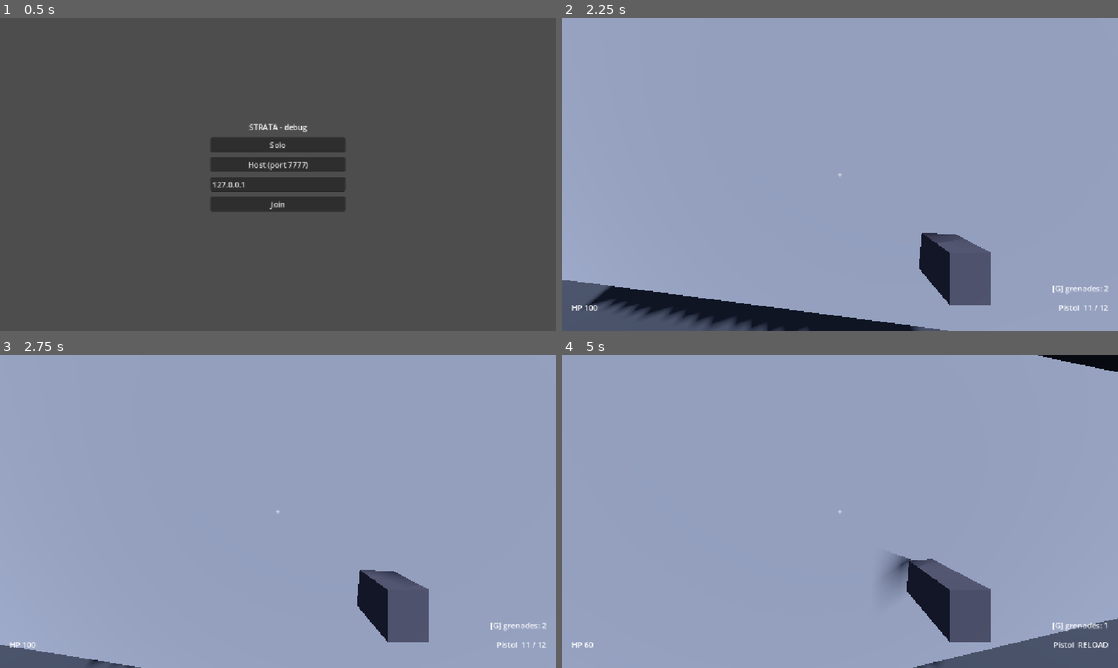
Above: before the commit, frames 1-4 (two rows, left to right).
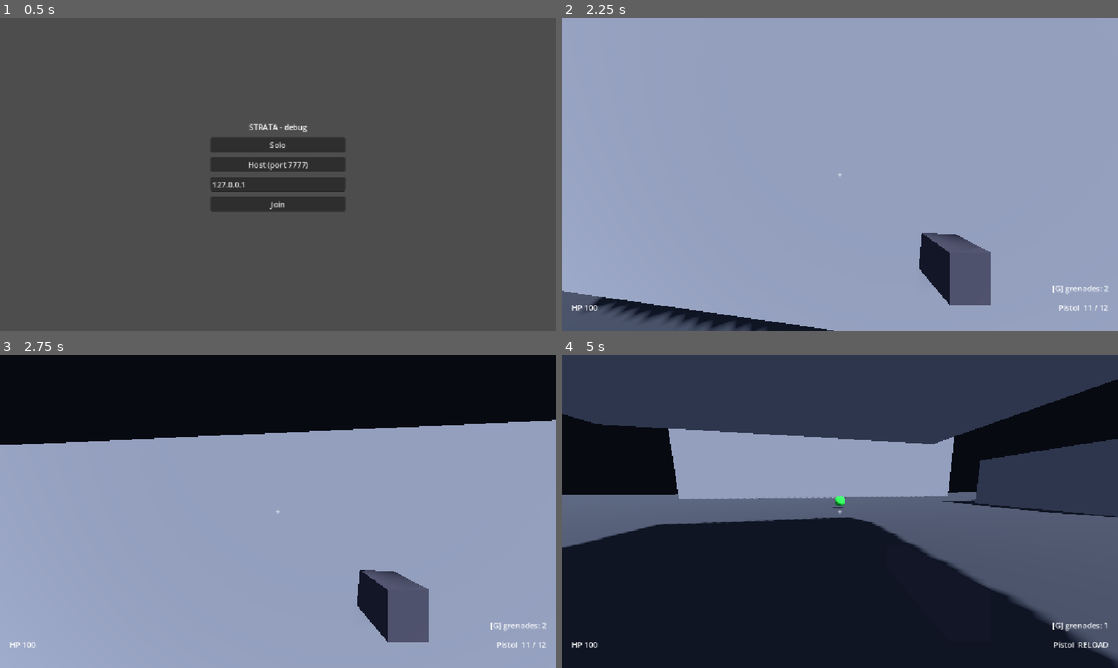
Above: after the commit, the same moments.

Repository: kyaminq-ui/Strata_FPS
Game: Godot game, scene res://game/main.tscn
Same seed, same stepped clock (60 frames per second), same inputs: the game is played once before the commit and once after it.
Inputs (mouse positions are in pixels of both pictures, inside the frame that each line leads up to):
- Up to frame 1 (0.5 s): no input
- Up to frame 2 (2.25 s): click "Solo" at 0.5 s; tap Enter at 1.25 s; move the mouse to (867, 174) at 1.27 s; hold Ctrl (slide) 1.28-2.03 s; hold W (move_forward) from 1.28 s (still down); tap Shift (dash) at 1.35 s; click (867, 174) at 1.42 s; tap Space (jump) at 1.52, 1.82 s; move the mouse to (812, 174) at 2.02 s; tap Ctrl (slide) at 2.1 s
- Up to frame 3 (2.75 s): keep holding W (move_forward); tap Space (jump) at 2.27, 2.57 s; tap Shift (dash) at 2.3 s
- Up to frame 4 (5 s): keep holding W (move_forward); move the mouse to (851, 505) at 2.77 s; hold Ctrl (slide) 2.78-3.53 s; tap Shift (dash) at 2.85, 3.8 s; move the mouse to (834, 517) at 3.52 s; click (834, 517) at 3.6 s; tap Space (jump) at 3.77, 4.07, 4.52, 4.82 s; move the mouse to (878, 514) at 4.27 s; hold Ctrl (slide) from 4.28 s (still down); tap G (grenade) at 4.35 s; tap R (reload) at 4.9 s

Frame 1 is identical in both runs. In frame 2, 3.1% of the frame differs, in the area x 0-72%, y 68-100%; in frame 3, 26%; in frame 4, 89%, in the area x 0-100%, y 0-100%.

Commit message:
Fixes: crouch/slide in air, visible enemy gun with muzzle flash, last player standing goes down (all-down respawn after 3s)
Co-Authored-By: Claude Sonnet 5 <noreply@anthropic.com>

Diff:
--- a/game/ai/enemy.tscn
+++ b/game/ai/enemy.tscn
@@ -22,6 +22,19 @@
 
 [sub_resource type="BoxMesh" id="nose_mesh"]
 size = Vector3(0.2, 0.2, 0.5)
+
+[sub_resource type="BoxMesh" id="gun_mesh"]
+size = Vector3(0.1, 0.14, 0.7)
+
+[sub_resource type="StandardMaterial3D" id="gun_mat"]
+albedo_color = Color(0.12, 0.12, 0.14, 1)
+
+[sub_resource type="BoxMesh" id="flash_mesh"]
+size = Vector3(0.18, 0.18, 0.25)
+
+[sub_resource type="StandardMaterial3D" id="flash_mat"]
+shading_mode = 0
+albedo_color = Color(1, 0.85, 0.3, 1)
 
 [sub_resource type="SceneReplicationConfig" id="replication"]
 properties/0/path = NodePath(".:net_position")
@@ -54,6 +67,20 @@
 [node name="Nose" type="MeshInstance3D" parent="Mesh"]
 transform = Transform3D(1, 0, 0, 0, 1, 0, 0, 0, 1, 0, 0.55, -0.4)
 mesh = SubResource("nose_mesh")
+
+[node name="Gun" type="MeshInstance3D" parent="Mesh"]
+transform = Transform3D(1, 0, 0, 0, 1, 0, 0, 0, 1, 0.35, 0.2, -0.45)
+mesh = SubResource("gun_mesh")
+surface_material_override/0 = SubResource("gun_mat")
+
+[node name="Muzzle" type="Marker3D" parent="Mesh/Gun"]
+transform = Transform3D(1, 0, 0, 0, 1, 0, 0, 0, 1, 0, 0, -0.4)
+
+[node name="Flash" type="MeshInstance3D" parent="Mesh/Gun"]
+transform = Transform3D(1, 0, 0, 0, 1, 0, 0, 0, 1, 0, 0, -0.5)
+visible = false
+mesh = SubResource("flash_mesh")
+surface_material_override/0 = SubResource("flash_mat")
 
 [node name="Label" type="Label3D" parent="."]
 transform = Transform3D(1, 0, 0, 0, 1, 0, 0, 0, 1, 0, 2.2, 0)
--- a/game/ai/enemy_weapon.gd
+++ b/game/ai/enemy_weapon.gd
@@ -5,10 +5,14 @@
 
 const WORLD_MASK := 1
 const PLAYER_MASK := 2
+const FLASH_TIME := 0.06  # cosmétique
 
 var _enemy: Enemy
 var _aim_time := 0.0
 var _cooldown := 0.0
+
+@onready var _muzzle: Marker3D = $"../Mesh/Gun/Muzzle"
+@onready var _flash_mesh: MeshInstance3D = $"../Mesh/Gun/Flash"
 
 
 func _ready() -> void:
@@ -44,14 +48,22 @@
 		var health := (hit.collider as Node).get_node_or_null("Health") as HealthComponent
 		if health:
 			health.take_damage(config.damage, 0)  # 0 = pas de tireur joueur
-	Tracer.spawn(_enemy.get_parent(), origin, end)
+	var start := _muzzle.global_position  # le trait part du canon (le tir, lui, part des yeux)
+	Tracer.spawn(_enemy.get_parent(), start, end)
+	_flash()
 	if not multiplayer.get_peers().is_empty():
-		show_shot.rpc(origin, end)
+		show_shot.rpc(start, end)
 
 
 @rpc("authority", "call_remote", "unreliable")
 func show_shot(from: Vector3, to: Vector3) -> void:
 	Tracer.spawn(_enemy.get_parent(), from, to)
+	_flash()
+
+
+func _flash() -> void:
+	_flash_mesh.show()
+	get_tree().create_timer(FLASH_TIME).timeout.connect(_flash_mesh.hide)
 
 
 static func _with_spread(direction: Vector3, degrees: float) -> Vector3:
--- a/game/player/life_config.gd
+++ b/game/player/life_config.gd
@@ -3,6 +3,7 @@
 ## Métriques de vie/down/réanimation (GDD §5). Source unique : default_life.tres.
 
 @export var down_duration: float = 15.0
+@export var all_down_respawn_delay: float = 3.0  # tous les joueurs sont down : respawn de tous après ce délai
 @export var revive_time: float = 3.0
 @export var revive_range: float = 2.5
 @export_range(0.0, 1.0) var revive_health_fraction: float = 0.5
--- a/game/player/player_life.gd
+++ b/game/player/player_life.gd
@@ -1,8 +1,9 @@
 class_name PlayerLife
 extends Node
-## Vie du joueur. Coop : à 0 PV on passe « down » et le partenaire peut réanimer ; si le
-## délai expire, ou s'il n'y a aucun partenaire vivant (solo, les deux down, partenaire
-## parti), respawn au point d'apparition. Le HOST décide de tout ; downed / down_time_left /
+## Vie du joueur. Coop : à 0 PV on passe « down » (même si le partenaire est déjà down) et le
+## partenaire vivant peut réanimer ; si le délai expire, respawn au point d'apparition. Quand tous
+## les joueurs sont down, ils respawn ensemble après un court délai. Sans partenaire du tout
+## (solo, partenaire parti) : respawn immédiat. Le HOST décide de tout ; downed / down_time_left /
 ## revive_progress sont répliqués par SyncServer (autorité = host).
 
 signal downed_changed(downed: bool)
@@ -43,8 +44,13 @@
 		revive_progress = 0.0
 	if revive_progress >= 1.0:
 		_revive()
-	elif down_time_left <= 0.0 or _other_alive_players().is_empty():
-		_respawn()
+	elif _other_players().is_empty():
+		_respawn()  # plus de partenaire (parti) : rien à attendre
+	else:
+		if _other_alive_players().is_empty():  # tous down : on n'attend pas la fin du délai complet
+			down_time_left = minf(down_time_left, config.all_down_respawn_delay)
+		if down_time_left <= 0.0:
+			_respawn()
 
 
 ## Appelé par le réanimateur (son client -> host). Le tireur est identifié par le RPC.
@@ -62,8 +68,8 @@
 
 
 func _on_health_depleted(_by_peer: int) -> void:
-	if _other_alive_players().is_empty():
-		_respawn()
+	if _other_players().is_empty():
+		_respawn()  # solo / partenaire parti : pas de down
 		return
 	downed = true
 	down_time_left = config.down_duration
@@ -101,6 +107,15 @@
 	return reviver
 
 
+func _other_players() -> Array[Player]:
+	var result: Array[Player] = []
+	for node in _player.get_parent().get_children():
+		var other := node as Player
+		if other != null and other != _player:
+			result.append(other)
+	return result
+
+
 func _other_alive_players() -> Array[Player]:
 	var result: Array[Player] = []
 	for node in _player.get_parent().get_children():
--- a/game/player/state_crouch.gd
+++ b/game/player/state_crouch.gd
@@ -1,11 +1,15 @@
 class_name StateCrouch
 extends PlayerState
-## Accroupi volontaire : maintenir C / Ctrl. Déplacement lent, on se relève au relâchement
-## (s'il y a la place). Saut et dash restent possibles une fois relevable.
+## Accroupi volontaire : maintenir C / Ctrl, au sol comme en l'air. Au sol : déplacement lent ;
+## en l'air : l'élan est conservé (contrôle aérien normal) et un atterrissage assez rapide devient un slide.
+## On se relève au relâchement (s'il y a la place). Saut et dash restent possibles une fois relevable.
+
+var _airborne := false
 
 
 func enter() -> void:
 	player.crouch.crouched = true
+	_airborne = not player.is_on_floor()
 
 
 func exit() -> void:
@@ -24,11 +28,22 @@
 	if can_stand and player.wants_dash():
 		player.change_state(&"Dash")
 		return
-	if can_stand and (not Input.is_action_pressed("slide") or not player.is_on_floor()):
+	if can_stand and not Input.is_action_pressed("slide"):
 		player.change_state(&"Walk")
 		return
 
 	var horizontal := Vector2(player.velocity.x, player.velocity.z)
+	if _airborne:
+		if player.is_on_floor():
+			_airborne = false
+			if horizontal.length() >= config.slide_min_entry_speed:
+				player.change_state(&"Slide")  # atterrissage rapide : slide
+				return
+		elif player.wish_dir != Vector3.ZERO:
+			horizontal = horizontal.move_toward(Vector2(player.wish_dir.x, player.wish_dir.z) * config.walk_speed, config.air_acceleration * delta)
+		player.velocity.x = horizontal.x
+		player.velocity.z = horizontal.y
+		return
 	if player.wish_dir != Vector3.ZERO:
 		horizontal = horizontal.move_toward(Vector2(player.wish_dir.x, player.wish_dir.z) * config.crouch_speed, config.ground_acceleration * delta)
 	else:
--- a/game/player/state_slide.gd
+++ b/game/player/state_slide.gd
@@ -34,9 +34,8 @@
 		player.change_state(&"Dash")
 		return
 	if can_stand and (_left <= 0.0 or not player.is_on_floor()):
-		# touche toujours maintenue au sol : on reste accroupi
-		var keep_crouch := player.is_on_floor() and Input.is_action_pressed("slide")
-		player.change_state(&"Crouch" if keep_crouch else &"Walk")
+		# touche toujours maintenue : on reste accroupi (au sol ou en chute, l'élan est conservé)
+		player.change_state(&"Crouch" if Input.is_action_pressed("slide") else &"Walk")
 		return
 
 	if _left > 0.0:
--- a/game/player/state_walk.gd
+++ b/game/player/state_walk.gd
@@ -18,8 +18,9 @@
 	if player.wants_dash():
 		player.change_state(&"Dash")
 		return
-	if Input.is_action_just_pressed("slide") and player.is_on_floor():
-		player.change_state(&"Slide" if _can_slide() else &"Crouch")  # rapide = slide, sinon accroupi
+	if Input.is_action_just_pressed("slide"):
+		# au sol : rapide = slide, sinon accroupi ; en l'air : accroupi (slide à l'atterrissage si rapide)
+		player.change_state(&"Slide" if player.is_on_floor() and _can_slide() else &"Crouch")
 		return
 
 	player.apply_gravity(delta)
Not shown: 1 places in game/ai/enemy.tscn that only renumber resources
Not shown, changed: docs/DECISIONS.md
Not shown, changed: docs/TASKS.md
